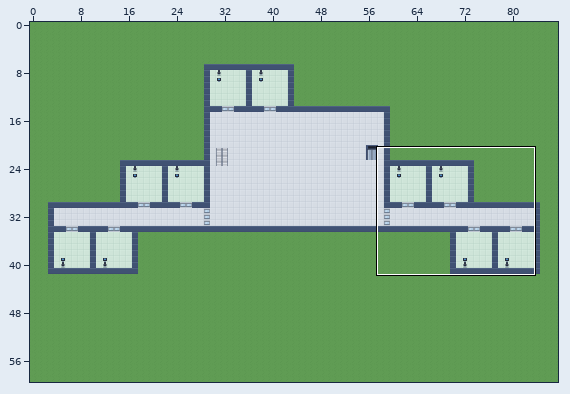
Two versions of a level (Tiled map (JSON), hospital2d/maps/floor1.tmj). The first picture is a wide view before the edit; the outline marks the close-up.
Close-up. Before the commit:
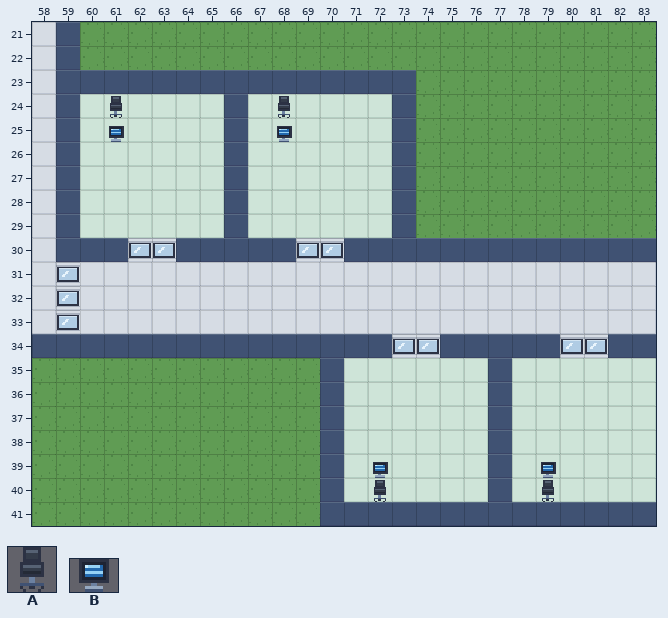
Cells are 16x16 px. Shown: x 58..83, y 21..41. The commit also changed other parts of the map, which this record leaves out.
Key: from "hospital": A 25 "office_chair", B 27 "pc".
Objects are placed by their top-left corner, in cells (3,4 is the top-left corner of cell 3,4); size is 1x1 cell unless given.
Layers that did not change in this view are not listed.
Objects on layer "furniture" before:
A "office_chair" at 61,24.1 size 1x0.9
A "office_chair" at 68,24.1 size 1x0.9
B "pc" at 61,25.3 size 1x0.7
B "pc" at 68,25.3 size 1x0.7
B "pc" at 72,39.3 size 1x0.7
B "pc" at 79,39.3 size 1x0.7
A "office_chair" at 72,40.1 size 1x0.9
A "office_chair" at 79,40.1 size 1x0.9
And afterwards:
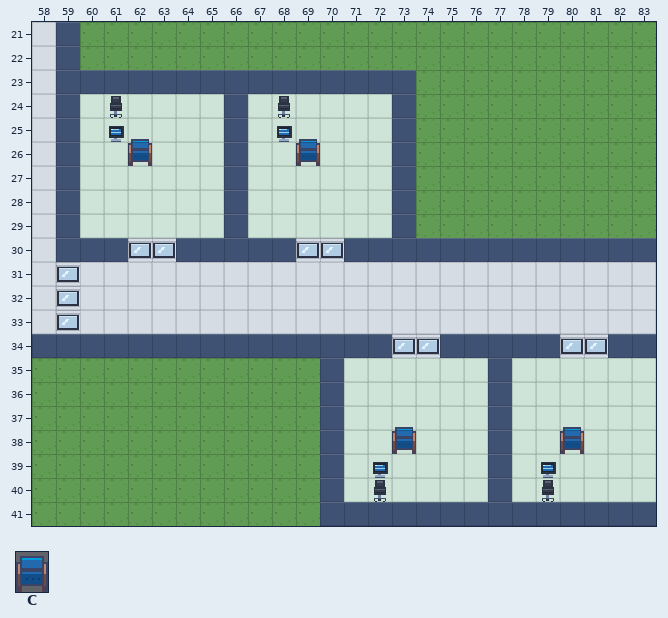
Further tiles: from "hospital": C 62 "chair_up".
The exact change:
Layer "furniture":
A new object: C "chair_up" at 62,25.8 size 1x1.2.
A new object: C "chair_up" at 69,25.8 size 1x1.2.
A new object: C "chair_up" at 73,37.8 size 1x1.2.
A new object: C "chair_up" at 80,37.8 size 1x1.2.
